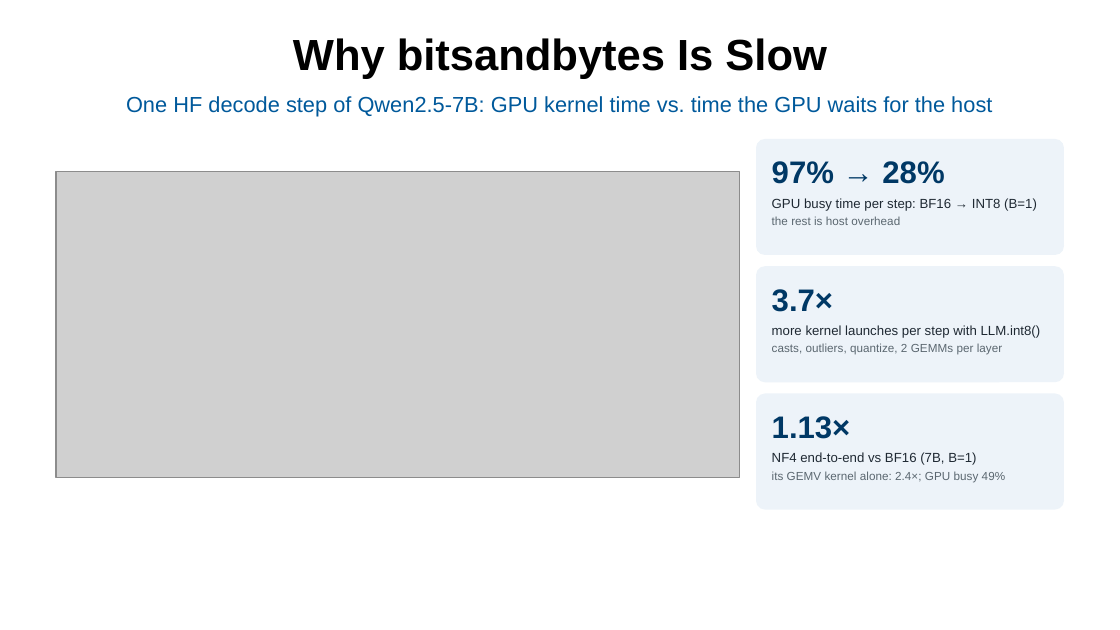
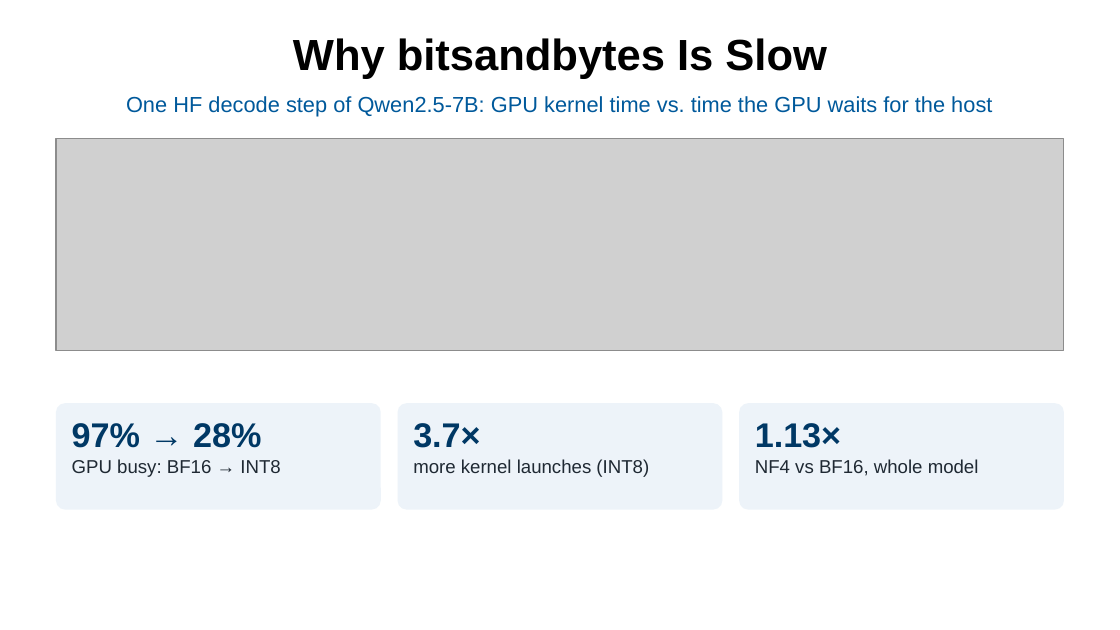
Before and after one commit to zz9tf/6359-SYS-ARCHITECT-course-work, a slide deck: slide 7 of final_project/slides/final_presentation.pptx. Drawn at 1120x630 pixels with LibreOffice and Linux fonts; fonts in the diff are those of the drawing; grey boxes stand for pictures; background and template pictures are left out. Boxes give left, top, right and bottom in pixels: in the first picture for what was removed or moved away, otherwise in the second. Text is boxed around its words. In the diff, an @@ line names an element or a change of style, - is before the commit and + after.

```diff
--- a/final_project/slides/final_presentation.pptx
+++ b/final_project/slides/final_presentation.pptx
@@ picture: place and size @@
-picture at (56,171,739,477)
+picture at (56,139,1064,351)
@@ rounded rectangle: place and size @@
-rounded rectangle at (756,139,1064,255)
+rounded rectangle at (56,403,381,510)
@@ text "97% → 28%": place and size @@
-text "97% → 28%" at (772,161,944,184)
+text "97% → 28%" at (72,423,261,448)
@@ proportions changed in 3 elements at (739,403,1064,510), (56,403,381,510), (398,403,722,510) @@
@@ rounded rectangle: place and size @@
-rounded rectangle at (756,267,1064,383)
+rounded rectangle at (398,403,722,510)
@@ size 20 to 22 pt in 3 elements at (755,423,841,448), (72,423,261,448), (413,423,480,448) @@
@@ text "3.7×": place and size @@
-text "3.7×" at (772,289,833,312)
+text "3.7×" at (413,423,480,448)
@@ rounded rectangle: place and size @@
-rounded rectangle at (756,393,1064,510)
+rounded rectangle at (739,403,1064,510)
@@ text "1.13×": place and size @@
-text "1.13×" at (772,416,851,439)
+text "1.13×" at (755,423,841,448)
@@ text at (72,459,280,477): text changed; size 8.5 to 12 pt @@
-GPU busy time per step: BF16 → INT8 (B=1)
-the rest is host overhead
+GPU busy: BF16 → INT8
@@ text at (413,459,649,477): text changed; size 8.5 to 12 pt @@
-more kernel launches per step with LLM.int8()
-casts, outliers, quantize, 2 GEMMs per layer
+more kernel launches (INT8)
@@ text at (755,459,979,476): text changed; size 7.5 to 12 pt; text colour #5B6770 to #1F2933 @@
-NF4 end-to-end vs BF16 (7B, B=1)
-its GEMV kernel alone: 2.4×; GPU busy 49%
+NF4 vs BF16, whole model
```
Also in this commit, not shown: 10 other slides changed, 30 other files.
